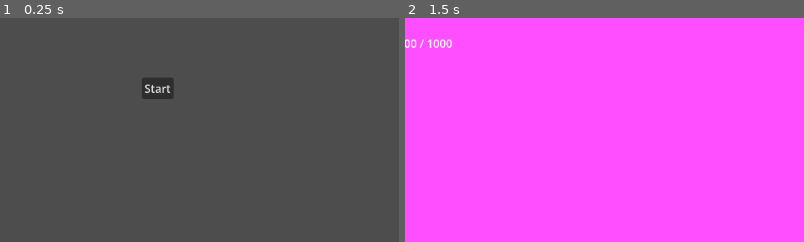
Above: before the commit, frames 1-2 (left to right).
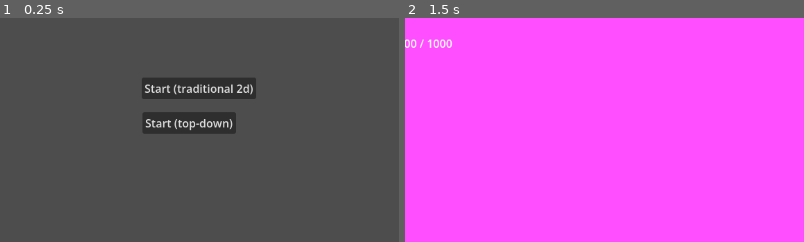
Above: after the commit, the same moments.

Repository: kbake/fgj-apr-2026
Game: Godot game, scene res://scenes/main_scene.tscn
Two runs of this game, one before a commit and one after it. Both use one fixed random seed, a clock stepped at 60 frames per second and the inputs below. The engine's default icon, where the game draws it, is replaced by a stand-in: a white triangle on a blue panel in a dark square.
Inputs:
- Up to frame 1 (0.25 s): no input
- Up to frame 2 (1.5 s): click "Start" (after the commit: "Start (traditional 2d)") at 0.5 s; click "Start" (after the commit: "Start (traditional 2d)") at 1.25 s
The pictures show only the part of the screen within x 7-57%, y 0-50%; the shares and areas given below are measured in that part.

The runs differ from the first frame. In frame 1, 3.9% of the frame differs, in the area x 35-65%, y 26-52%; in frame 2, nothing differs.

Commit message:
Add top-down scene starter

Diff:
--- a/scenes/main_scene.tscn
+++ b/scenes/main_scene.tscn
@@ -17,6 +17,17 @@
 offset_top = 86.0
 offset_right = 334.0
 offset_bottom = 117.0
-text = "Start"
+text = "Start (traditional 2d)"
+
+[node name="Button2" type="Button" parent="Menu" unique_id=819083741]
+layout_mode = 0
+offset_left = 289.0
+offset_top = 136.0
+offset_right = 335.0
+offset_bottom = 167.0
+text = "Start (top-down)
+"
 
 [connection signal="pressed" from="Menu/Button" to="." method="_on_button_pressed"]
+[connection signal="pressed" from="Menu/Button2" to="." method="_on_button_pressed"]
+[connection signal="pressed" from="Menu/Button2" to="." method="_on_button_2_pressed"]
--- /dev/null
+++ b/scenes/stage_topdown.tscn
@@ -0,0 +1,34 @@
+[gd_scene format=3 uid="uid://buku1ui5ucb0l"]
+
+[ext_resource type="Texture2D" uid="uid://b684wx4o03h5w" path="res://assets/art/Arena.png" id="1_ovnag"]
+[ext_resource type="PackedScene" uid="uid://h3jbcwrb2te" path="res://scenes/player.tscn" id="1_x35hh"]
+
+[node name="Stage" type="Node2D" unique_id=1486471098]
+
+[node name="HUD" type="Control" parent="." unique_id=1044695637]
+z_index = 3
+layout_mode = 3
+anchors_preset = 0
+offset_left = 64.0
+offset_top = 25.0
+offset_right = 104.0
+offset_bottom = 65.0
+metadata/_edit_use_anchors_ = true
+
+[node name="Label" type="Label" parent="HUD" unique_id=1497082262]
+layout_mode = 0
+offset_right = 40.0
+offset_bottom = 23.0
+text = "1000 / 1000"
+metadata/_edit_use_anchors_ = true
+
+[node name="Floor" type="Sprite2D" parent="." unique_id=952816876]
+position = Vector2(573.9062, 325.34378)
+scale = Vector2(0.8985841, 0.9101562)
+texture = ExtResource("1_ovnag")
+
+[node name="Player1" parent="." unique_id=2001405395 instance=ExtResource("1_x35hh")]
+position = Vector2(565, 409)
+
+[node name="Player2" parent="." unique_id=243254048 instance=ExtResource("1_x35hh")]
+position = Vector2(564, 234)
--- a/scripts/main_scene.gd
+++ b/scripts/main_scene.gd
@@ -3,7 +3,7 @@
 var stage_instance : Node2D
 
 func _on_button_pressed():
-	load_stage("stage")
+	load_stage("stage_trad2d")
 
 func unload_stage():
 	if (is_instance_valid(stage_instance)):
@@ -17,3 +17,7 @@
 	if( stage_resource ):
 		stage_instance = stage_resource.instantiate()
 		self.add_child((stage_instance))
+
+
+func _on_button_2_pressed():
+	load_stage("stage_topdown")
Binary file added: assets/art/Arena.png
Not shown, added: assets/art/Arena.png.import
Renamed: scenes/stage.tscn -> scenes/stage_trad2d.tscn
